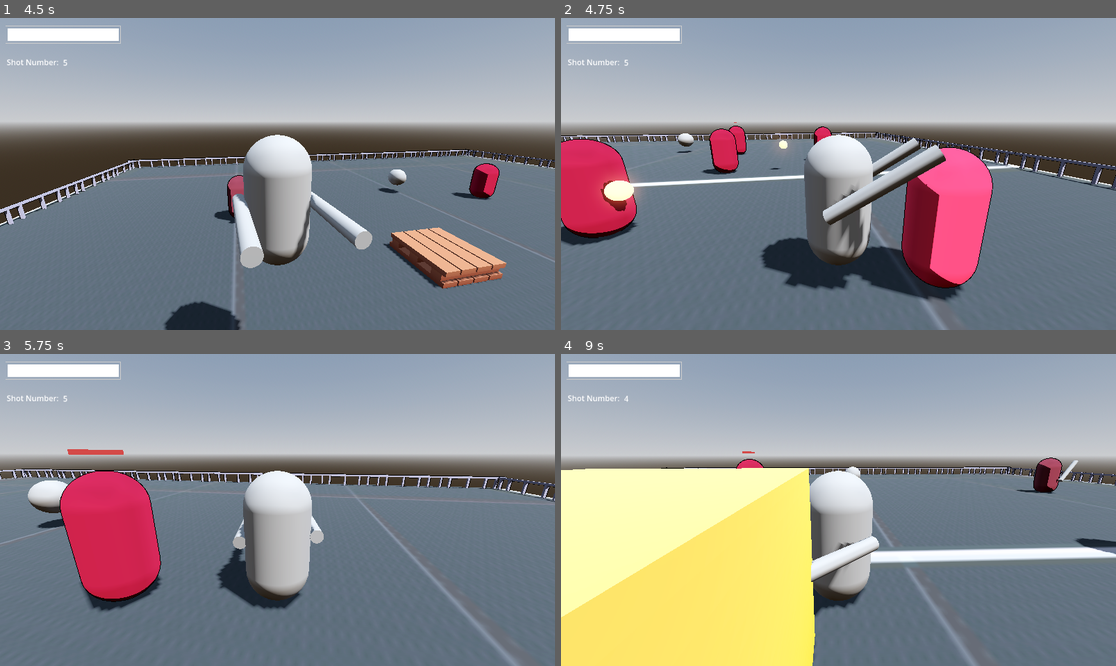
Above: before the commit, frames 1-4 (two rows, left to right).
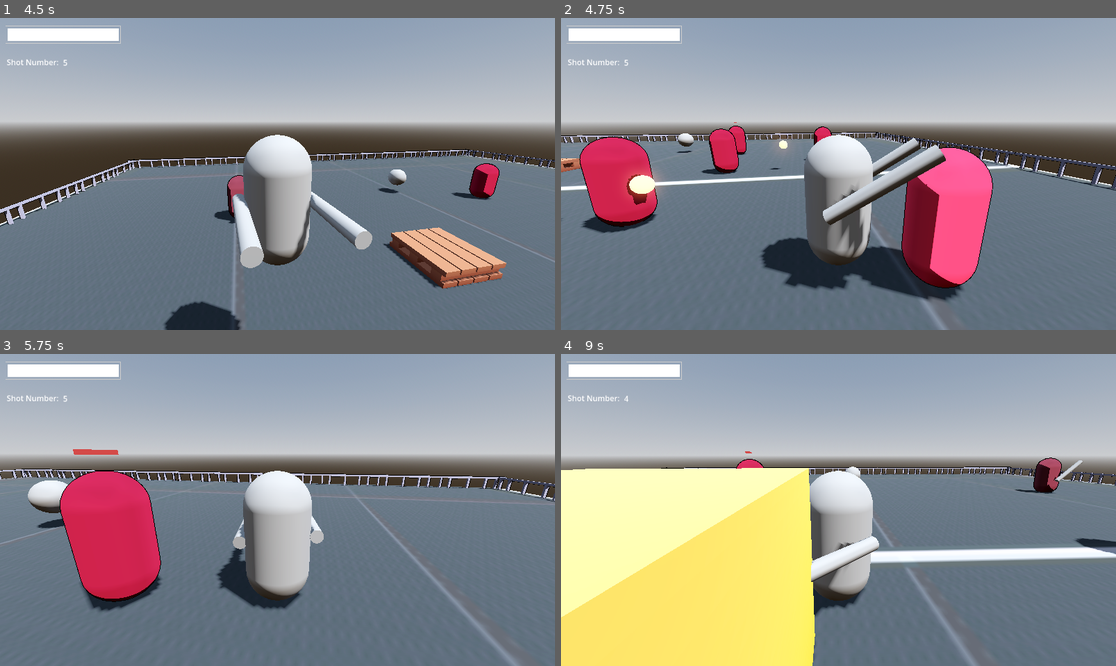
Above: after the commit, the same moments.

Repository: yashGhela/blame
Game: Godot game, scene res://levels/lab.tscn
Same seed, same stepped clock (60 frames per second), same inputs: the game is played once before the commit and once after it. The project has no main scene, so this scene is started directly.
Inputs (mouse positions are in pixels of both pictures, inside the frame that each line leads up to):
- Up to frame 1 (4.5 s): tap Enter at 0.5 s; move the mouse to (271, 180) at 0.52 s; hold W (forward) 0.53-2.78 s; right-click (271, 180) at 0.6 s; tap Space (jump) at 0.77, 1.52, 3.02, 3.77 s; move the mouse to (316, 177) at 1.27 s; tap F (fire) at 1.35 s; move the mouse to (233, 170) at 2.02 s; tap R (floorslam) at 2.1 s; move the mouse to (283, 174) at 2.77 s; hold A (left) 2.78-3.53 s; click (283, 174) at 2.85 s; move the mouse to (255, 167) at 3.52 s; hold E (interact) 3.53-4.28 s; hold W (forward) from 3.53 s (still down); move the mouse to (305, 174) at 4.27 s; tap Q (snap) at 4.35 s
- Up to frame 2 (4.75 s): keep holding W (forward); tap Space (jump) at 4.52 s
- Up to frame 3 (5.75 s): keep holding W (forward); move the mouse to (249, 510) at 5.02 s; right-click (249, 510) at 5.1 s
- Up to frame 4 (9 s): move the mouse to (849, 503) at 5.77 s; release W (forward) at 5.78 s; hold D (right) 5.78-6.53 s; tap F (fire) at 5.85 s; tap Space (jump) at 6.02, 6.77, 7.52, 8.75 s; move the mouse to (832, 516) at 6.52 s; hold W (forward) 6.53-8.78 s; tap R (floorslam) at 6.6 s; move the mouse to (877, 513) at 7.27 s; click (877, 513) at 7.35 s; move the mouse to (794, 506) at 8.02 s; hold E (interact) 8.03-8.78 s; move the mouse to (844, 510) at 8.77 s; hold A (left) from 8.78 s (still down); tap Q (snap) at 8.85 s

Frame 1 is identical in both runs. In frame 2, 3.9% of the frame differs, in the area x 0-33%, y 35-74%; in frame 3, less than 0.1%; in frame 4, 0.1%.

Commit message:
THERE IS POTENTIAL

Diff:
--- a/scripts/baton.gd
+++ b/scripts/baton.gd
@@ -45,6 +45,8 @@
 	if not is_on_floor():
 		velocity += get_gravity() * delta
 
+
+	rotation.y=0
 	# Movement + knockback
 	velocity.x = mv.x + kv.x
 	velocity.z = mv.z + kv.z
--- a/scripts/pincer.gd
+++ b/scripts/pincer.gd
@@ -26,6 +26,7 @@
 		velocity += get_gravity() * delta
 
 
+	rotation.y=0
 	velocity.x = mv.x + kv.x
 	velocity.z = mv.z + kv.z
 
--- a/scripts/striker.gd
+++ b/scripts/striker.gd
@@ -39,6 +39,7 @@
 		velocity += get_gravity() * delta
 
 
+	rotation.y=0
 
 	velocity.x = mv.x + kv.x
 	velocity.z = mv.z + kv.z
